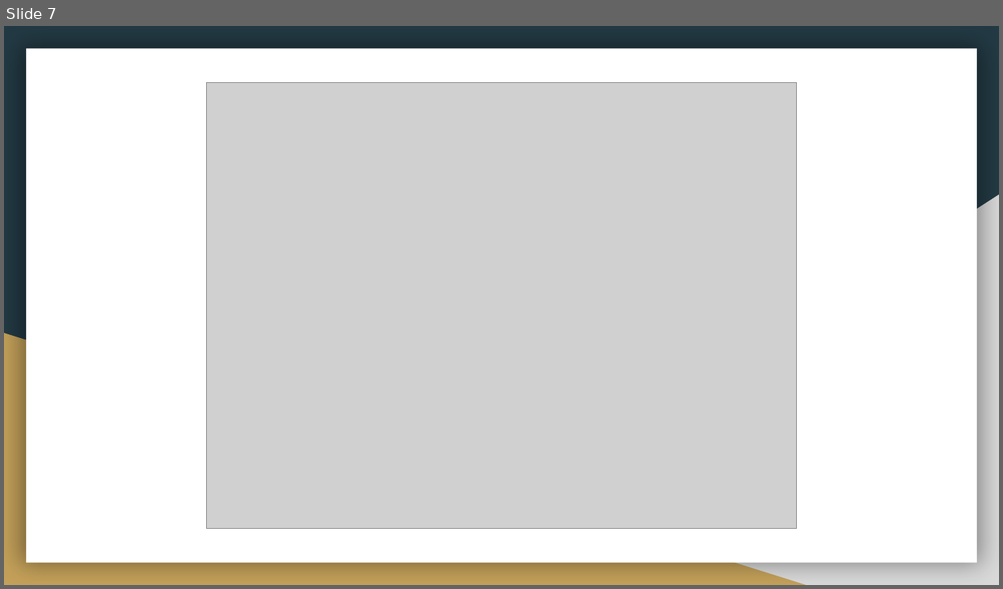
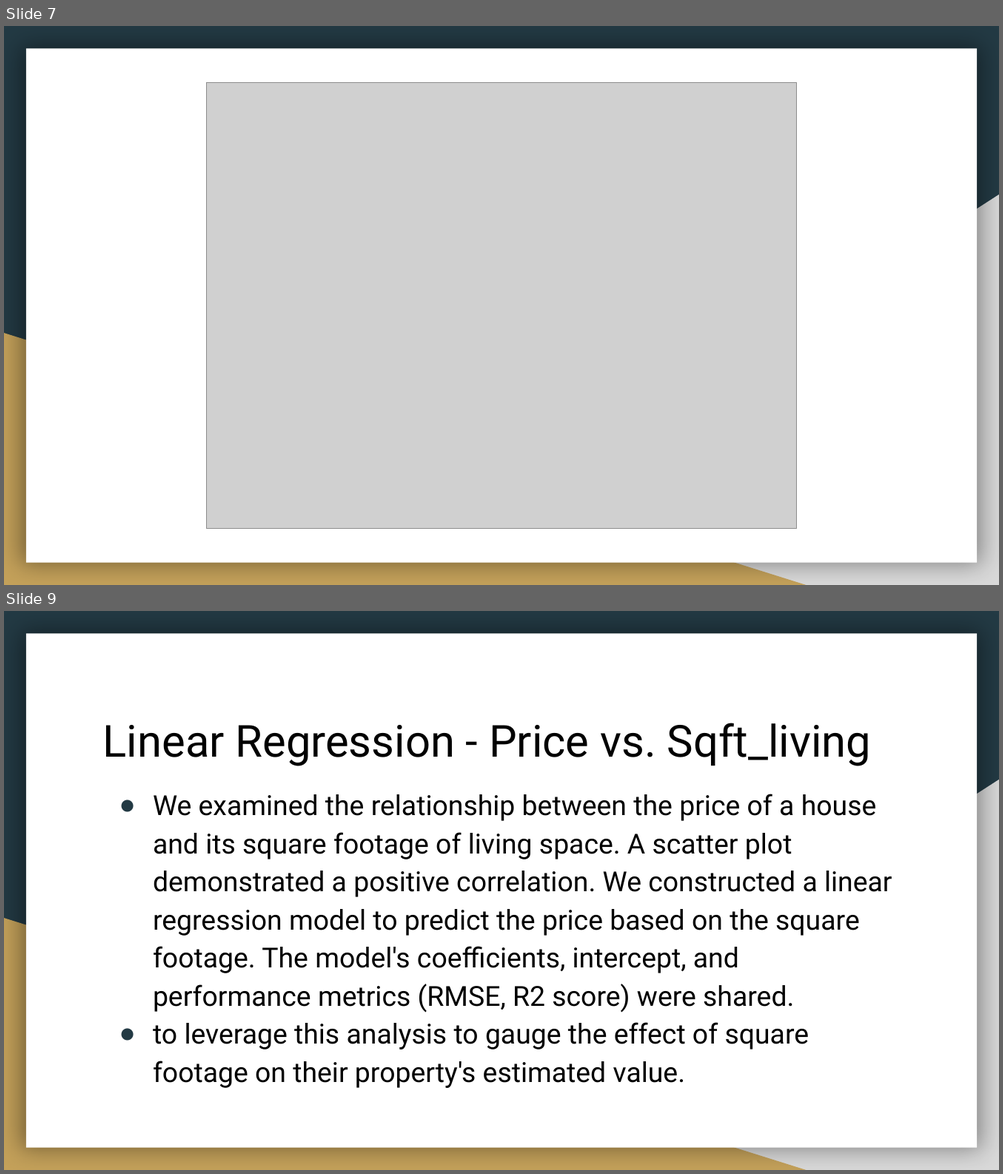
Before and after one commit to kibandichristine/-housings-sales-prediction, a slide deck: THE KC HOUSE PROJECT.pptx. Shown one above the other, each under a label of ours: slide 7 before the commit, slides 7 and 9 after it; the slides between them are not shown. The pictures are 1003x589 and 1003x1174 pixels, drawn with LibreOffice and Linux fonts; fonts in the diff are those of the drawing; grey boxes stand for pictures. Boxes give left, top, right and bottom in pixels: in the first picture for what was removed or moved away, otherwise in the second. Text is boxed around its words. In the diff, an @@ line names an element or a change of style, - is before the commit and + after.

```diff
--- a/THE KC HOUSE PROJECT.pptx
+++ b/THE KC HOUSE PROJECT.pptx
@@ slide 9 added at (4, 611, 999, 1170), background #233A44; not listed: 3 template elements that a slide beside it also shows @@
@@ title added at (103, 723, 871, 766), 32 pt, text #000000 @@
+Linear Regression - Price vs. Sqft_living
@@ text added at (153, 794, 892, 1088), 20 pt, text #000000 @@
+● We examined the relationship between the price of a house and its square footage of living space. A scatter plot demonstrated a positive correlation. We constructed a linear regression model to predict the price based on the square footage. The model's coefficients, intercept, and performance metrics (RMSE, R2 score) were shared.
+● to leverage this analysis to gauge the effect of square footage on their property's estimated value.
```
Also in this commit, not shown: 5 other slides added, 5 other files.
